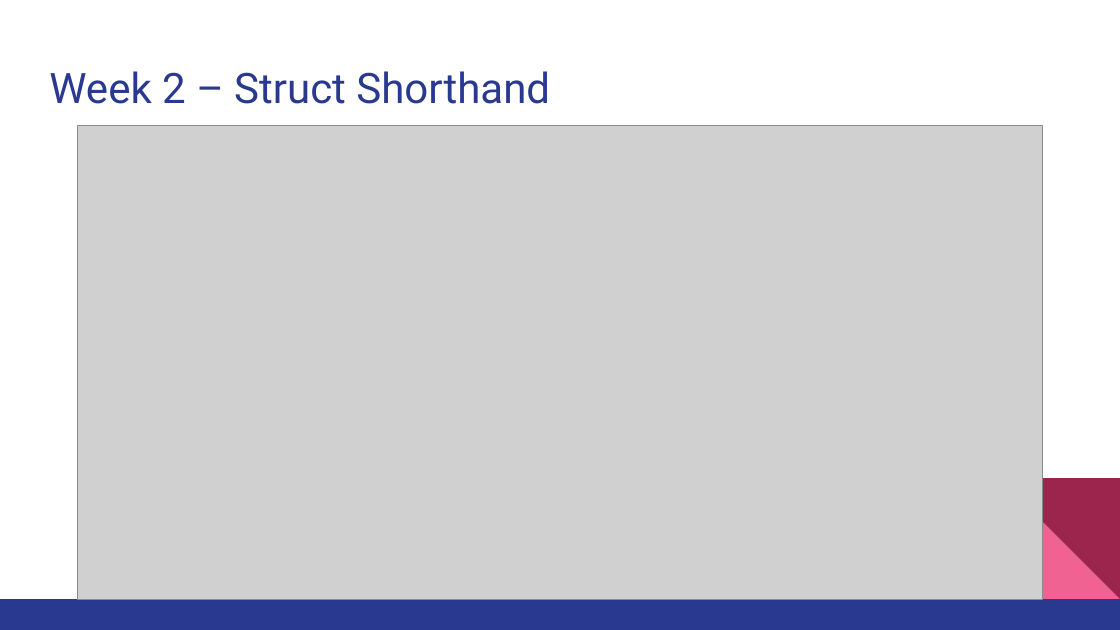
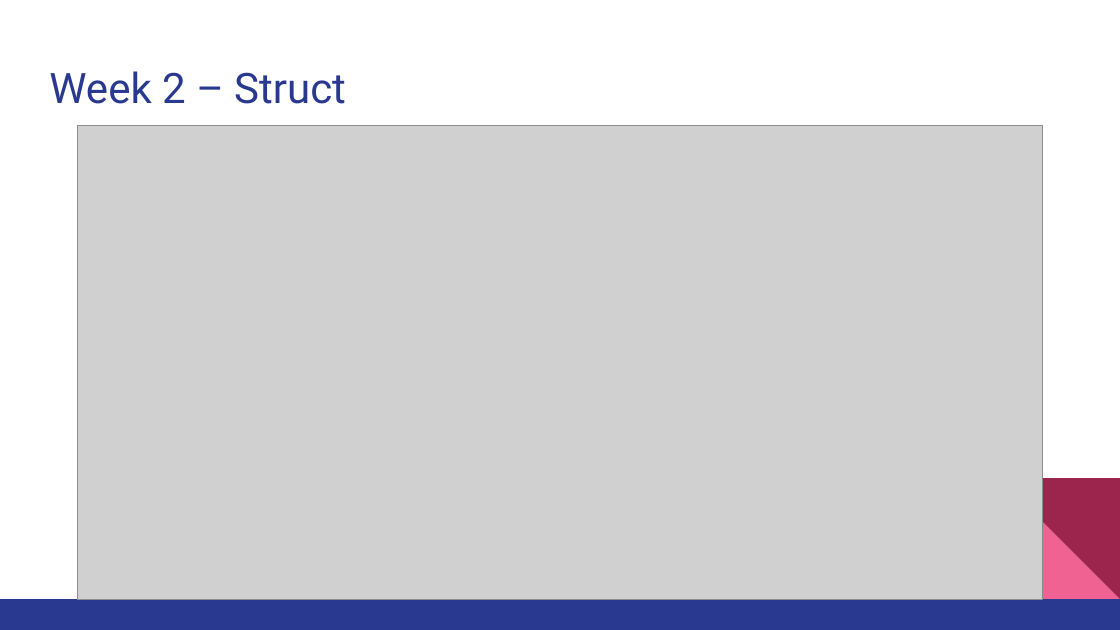
Before and after one commit to benperumala/cs372-proj1, a slide deck: slide 41 of Presentation.pptx. Drawn at 1120x630 pixels with LibreOffice and Linux fonts; fonts in the diff are those of the drawing; grey boxes stand for pictures. Boxes give left, top, right and bottom in pixels: in the first picture for what was removed or moved away, otherwise in the second. Text is boxed around its words. In the diff, an @@ line names an element or a change of style, - is before the commit and + after.

```diff
--- a/Presentation.pptx
+++ b/Presentation.pptx
@@ title at (x1=49, y1=71, x2=346, y2=104): text changed @@
-Week 2 – Struct Shorthand
+Week 2 – Struct
```
Also in this commit, not shown: 1 other slide changed, 1 other file.
